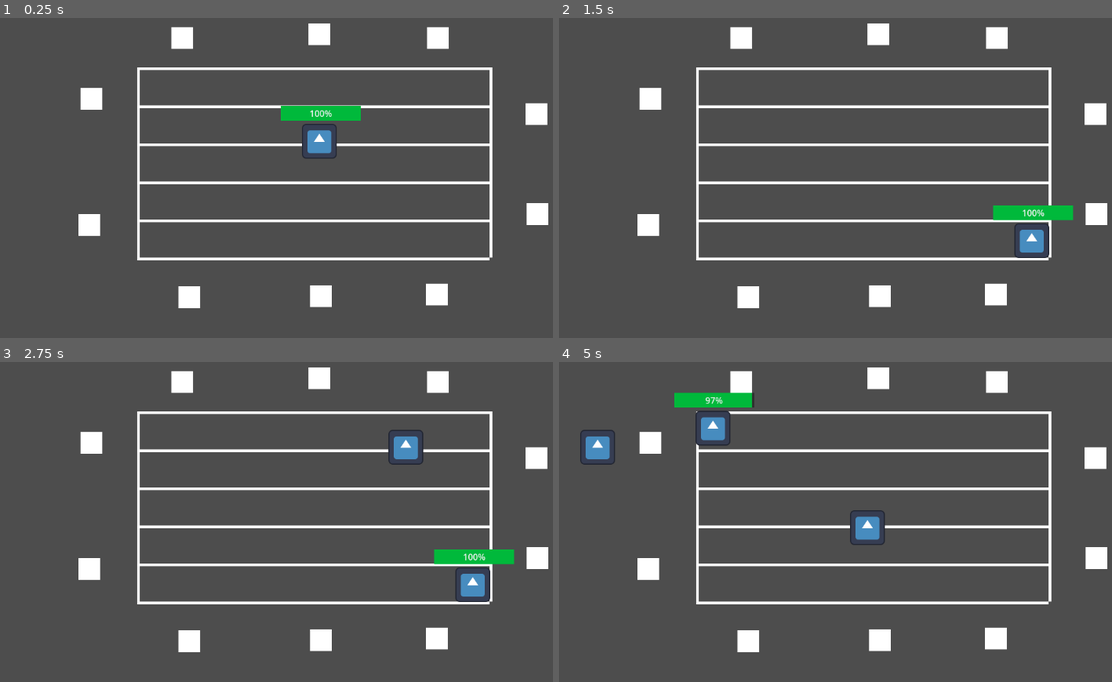
Above: before the commit, frames 1-4 (two rows, left to right).
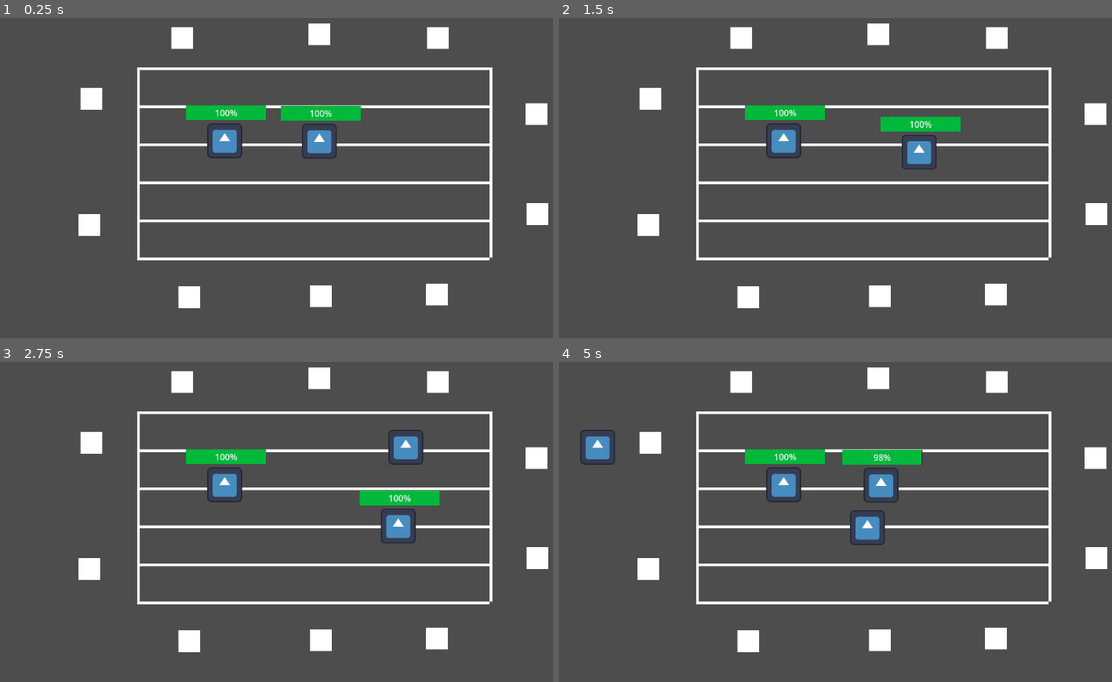
Above: after the commit, the same moments.

Repository: PsiPJ/COGS_2025SP_G2
Game: Godot game, scene res://game_scene.tscn
Same seed, same stepped clock (60 frames per second), same inputs: the game is played once before the commit and once after it. This scene is started directly instead of the project's main scene. The engine's default icon, where the game draws it, is replaced by a stand-in: a white triangle on a blue panel in a dark square.
Inputs:
- Up to frame 1 (0.25 s): no input
- Up to frame 2 (1.5 s): tap Enter at 0.5 s; hold D (move_right, bound only before the commit) 0.53-1.28 s; hold S (move_down, bound only before the commit) from 1.28 s (still down)
- Up to frame 3 (2.75 s): release S (move_down, bound only before the commit) at 2.03 s; hold D (move_right, bound only before the commit) from 2.03 s (still down)
- Up to frame 4 (5 s): release D (move_right, bound only before the commit) at 2.78 s; hold W (move_up, bound only before the commit) 2.78-3.53 s; hold A (move_left, bound only before the commit) from 3.53 s (still down)

The runs differ from the first frame. In frame 1, 1.1% of the frame differs, in the area x 33-49%, y 27-44%; in frame 2, 3.3%; in frame 3, 3.3%; in frame 4, 3.4%, in the area x 20-66%, y 9-44%.

Commit message:
added a working second player with arrow keys

Diff:
--- a/game_scene.tscn
+++ b/game_scene.tscn
@@ -86,6 +86,10 @@
 [node name="Player" parent="." instance=ExtResource("1_p1aj6")]
 position = Vector2(587, 286)
 
+[node name="Player2" parent="." instance=ExtResource("1_p1aj6")]
+position = Vector2(413, 285)
+player_id = 2
+
 [node name="Timer" type="Timer" parent="."]
 wait_time = 2.0
 autostart = true
--- a/mob.gd
+++ b/mob.gd
@@ -5,6 +5,6 @@
 	move_and_slide()
 
 
-# despawns mobs after they leave the screen (adjust wait time property)
+# despawns mobs after they leave the screen (adjust wait time property of timer node to change)
 func _on_timer_timeout() -> void:
 	queue_free()
--- a/player.gd
+++ b/player.gd
@@ -1,11 +1,13 @@
 extends CharacterBody2D
+
+@export var player_id = 1
 
 var health = 100.0
 
 #controls for player and speed
 func _physics_process(delta):
-	var direction = Input.get_vector("move_left", "move_right", "move_up", "move_down")
-	velocity = direction * 60000 * delta #delta might be unecessary
+	var direction = Input.get_vector("move_left_%s" % [player_id], "move_right_%s" % [player_id], "move_up_%s" % [player_id], "move_down_%s" % [player_id])
+	velocity = direction * 6000 * delta #delta might be unecessary
 	move_and_slide()
 
 	const DAMAGE_RATE = 5.0
--- a/project.godot
+++ b/project.godot
@@ -21,23 +21,43 @@
 
 [input]
 
-move_left={
+move_left_1={
 "deadzone": 0.5,
 "events": [Object(InputEventKey,"resource_local_to_scene":false,"resource_name":"","device":-1,"window_id":0,"alt_press …(191 unchanged characters)…
 ]
 }
-move_right={
+move_right_1={
 "deadzone": 0.5,
 "events": [Object(InputEventKey,"resource_local_to_scene":false,"resource_name":"","device":-1,"window_id":0,"alt_press …(192 unchanged characters)…
 ]
 }
-move_up={
+move_up_1={
 "deadzone": 0.5,
 "events": [Object(InputEventKey,"resource_local_to_scene":false,"resource_name":"","device":-1,"window_id":0,"alt_press …(192 unchanged characters)…
 ]
 }
-move_down={
+move_down_1={
 "deadzone": 0.5,
 "events": [Object(InputEventKey,"resource_local_to_scene":false,"resource_name":"","device":-1,"window_id":0,"alt_press …(192 unchanged characters)…
 ]
 }
+move_left_2={
+"deadzone": 0.5,
+"events": [Object(InputEventKey,"resource_local_to_scene":false,"resource_name":"","device":-1,"window_id":0,"alt_pressed":false,"shift_pressed":false,"ctrl_pressed":false,"meta_pressed":false,"pressed":false,"keycode":0,"physical_keycode":4194319,"key_label":0,"unicode":0,"location":0,"echo":false,"script":null)
+]
+}
+move_right_2={
+"deadzone": 0.5,
+"events": [Object(InputEventKey,"resource_local_to_scene":false,"resource_name":"","device":-1,"window_id":0,"alt_pressed":false,"shift_pressed":false,"ctrl_pressed":false,"meta_pressed":false,"pressed":false,"keycode":0,"physical_keycode":4194321,"key_label":0,"unicode":0,"location":0,"echo":false,"script":null)
+]
+}
+move_up_2={
+"deadzone": 0.5,
+"events": [Object(InputEventKey,"resource_local_to_scene":false,"resource_name":"","device":-1,"window_id":0,"alt_pressed":false,"shift_pressed":false,"ctrl_pressed":false,"meta_pressed":false,"pressed":false,"keycode":0,"physical_keycode":4194320,"key_label":0,"unicode":0,"location":0,"echo":false,"script":null)
+]
+}
+move_down_2={
+"deadzone": 0.5,
+"events": [Object(InputEventKey,"resource_local_to_scene":false,"resource_name":"","device":-1,"window_id":0,"alt_pressed":false,"shift_pressed":false,"ctrl_pressed":false,"meta_pressed":false,"pressed":false,"keycode":0,"physical_keycode":4194322,"key_label":0,"unicode":0,"location":0,"echo":false,"script":null)
+]
+}
